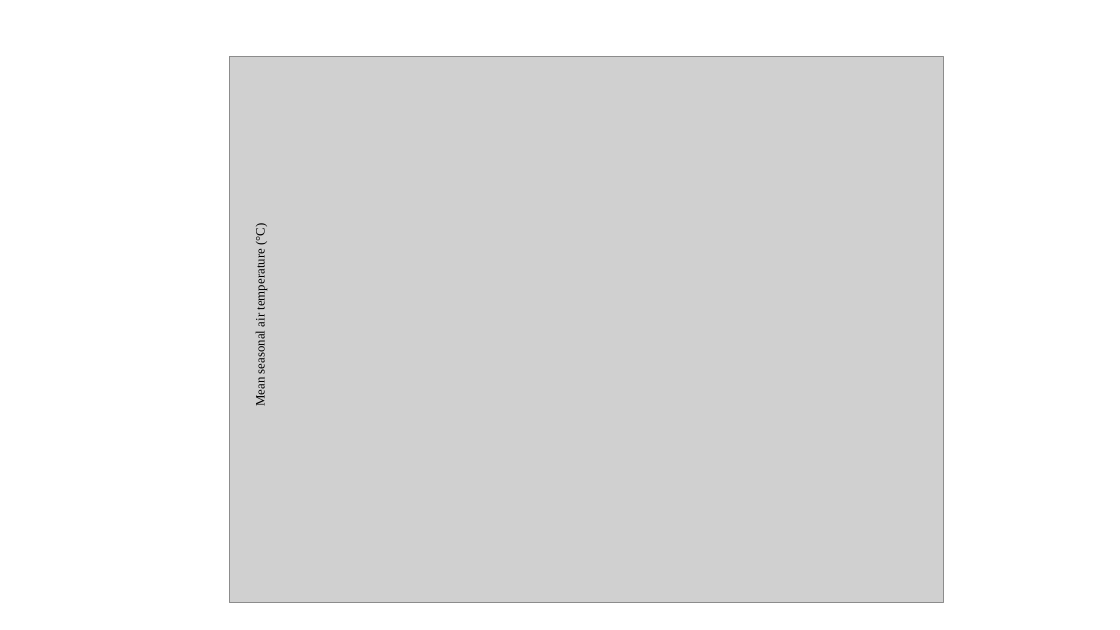
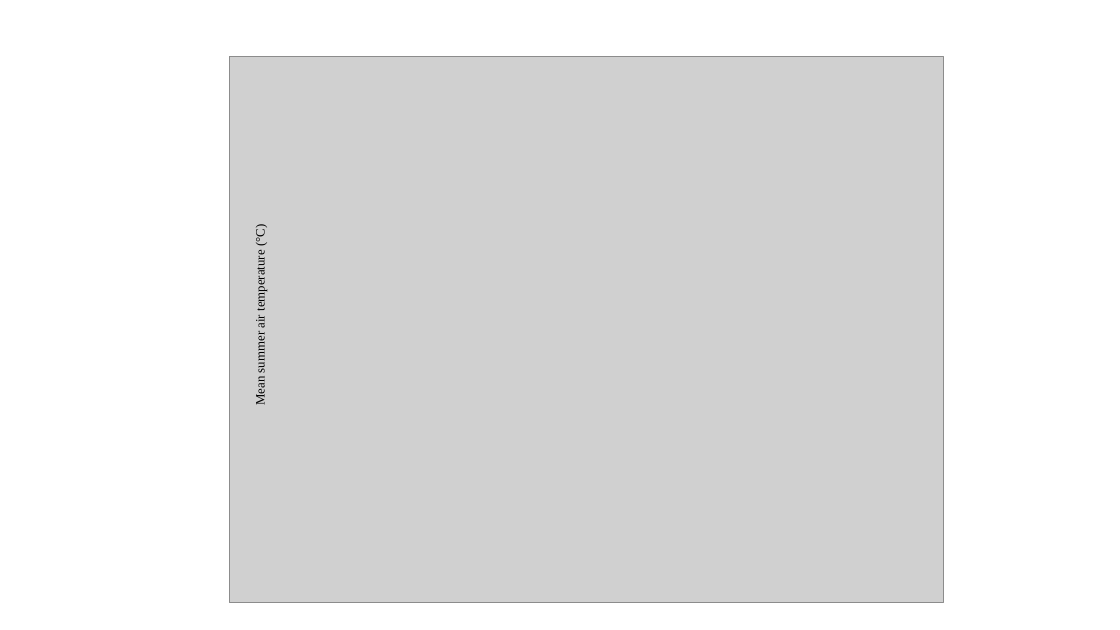
Before and after one commit to smc322/EcosysGCBClass2022, a slide deck: slide 1 of Figures/airtemp format.pptx. Drawn at 1120x630 pixels with LibreOffice and Linux fonts; fonts in the diff are those of the drawing; grey boxes stand for pictures. Boxes give left, top, right and bottom in pixels: in the first picture for what was removed or moved away, otherwise in the second. Text is boxed around its words. In the diff, an @@ line names an element or a change of style, - is before the commit and + after.

```diff
--- a/Figures/airtemp format.pptx
+++ b/Figures/airtemp format.pptx
@@ text at [253,226,267,405]: text changed @@
-Mean seasonal air temperature (°C)
+Mean summer air temperature (°C)
```
Also in this commit, not shown: 10 other files.
